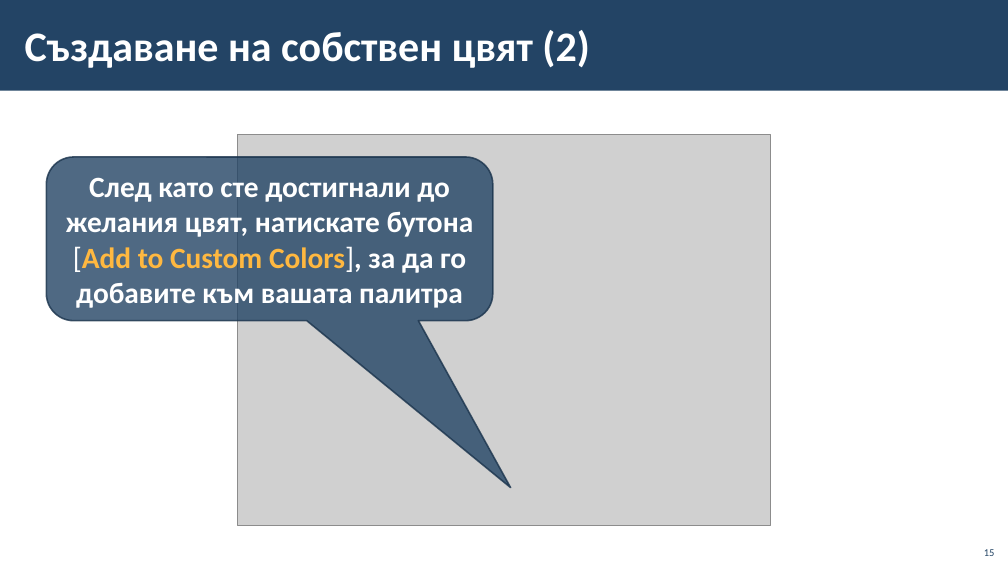
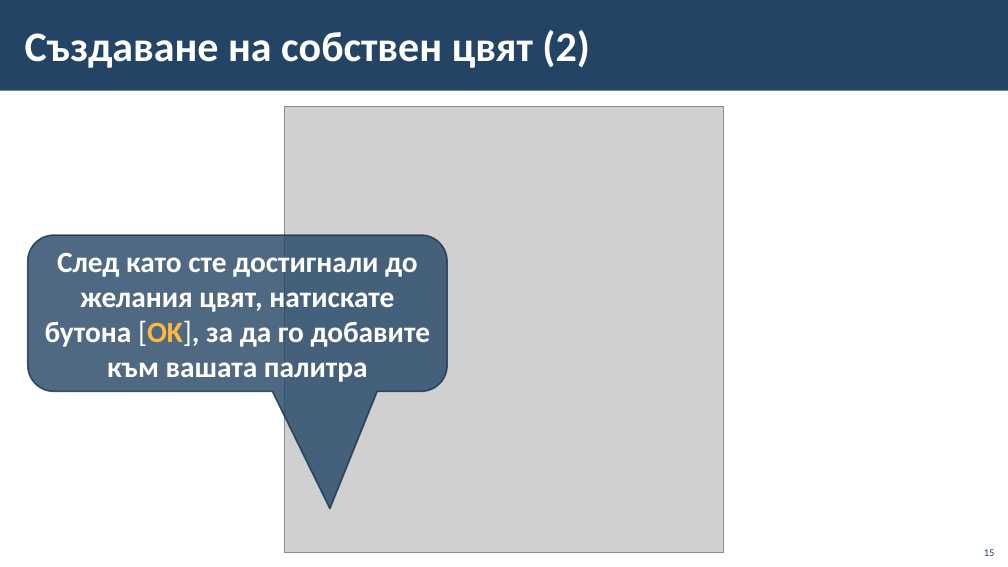
Before and after one commit to BG-IT-Edu/School-Programming, a slide deck: slide 15 of Courses/Computer-Modeling-and-IT/Computer-Modeling-and-IT-5-Class/12-Colour-Palettes/12-Colour-Palettes.pptx. Drawn at 1008x567 pixels with LibreOffice and Linux fonts; fonts in the diff are those of the drawing; grey boxes stand for pictures; background and template pictures are left out. Boxes give left, top, right and bottom in pixels: in the first picture for what was removed or moved away, otherwise in the second. Text is boxed around its words. In the diff, an @@ line names an element or a change of style, - is before the commit and + after.

```diff
--- a/Courses/Computer-Modeling-and-IT/Computer-Modeling-and-IT-5-Class/12-Colour-Palettes/12-Colour-Palettes.pptx
+++ b/Courses/Computer-Modeling-and-IT/Computer-Modeling-and-IT-5-Class/12-Colour-Palettes/12-Colour-Palettes.pptx
@@ picture: place and size @@
-picture at <box>238,135,771,526</box>
+picture at <box>284,107,724,554</box>
@@ rounded speech box "След като сте достигнали до ...": place and size @@
-rounded speech box "След като сте достигнали до ..." at <box>46,157,493,321</box>
+rounded speech box "След като сте достигнали до ..." at <box>28,235,448,392</box>
@@ rounded speech box "След като сте достигнали до ..." at <box>28,235,448,392</box>: proportions changed @@
@@ text in rounded speech box at <box>45,252,431,382</box>: text changed @@
-След като сте достигнали до желания цвят, натискате бутона [Add to Custom Colors], за да го добавите към вашата палитра
+След като сте достигнали до желания цвят, натискате бутона [OK], за да го добавите към вашата палитра
```
Also in this commit, not shown: 7 other slides changed, 1 other file.
